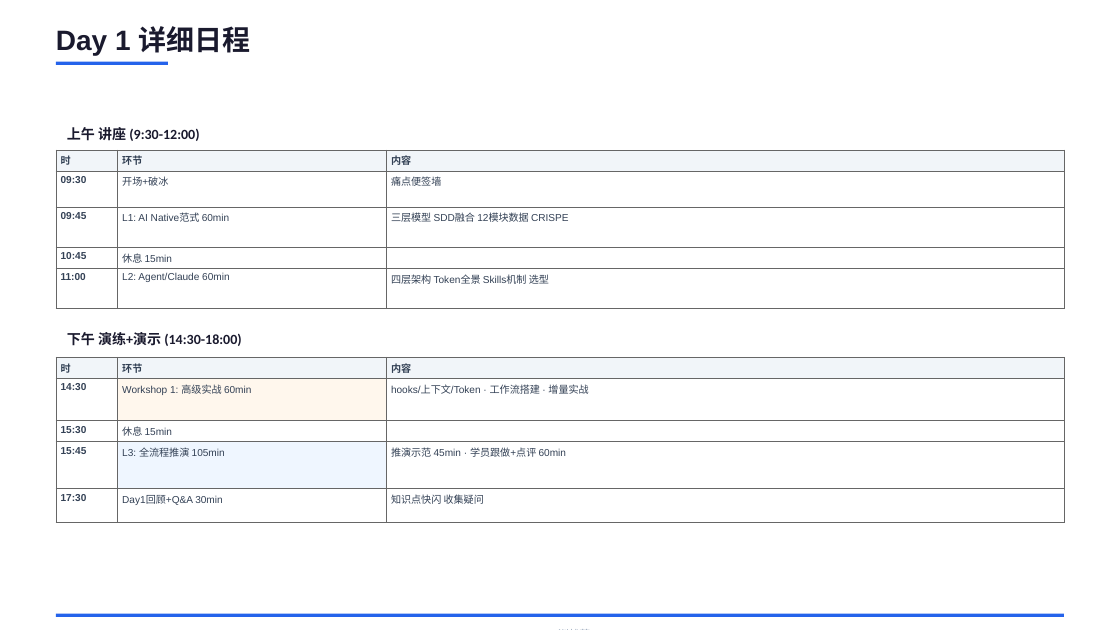
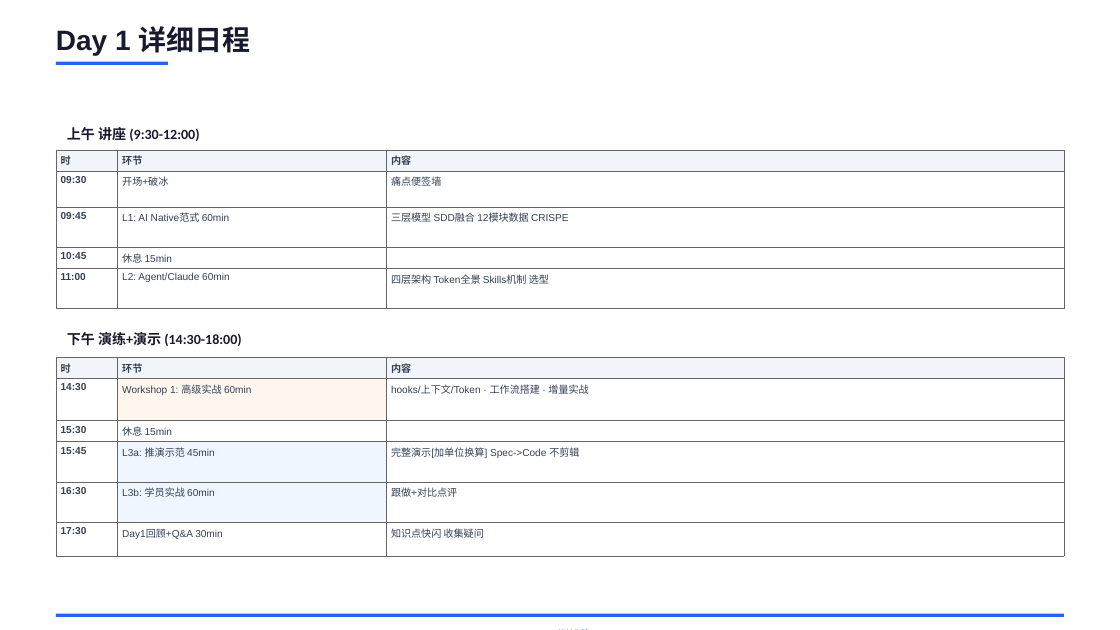
Before and after one commit to JungleTestLabs/ai-coding-training, a slide deck: slide 3 of docs/AI-Native-训战营-介绍与日程.pptx. Drawn at 1120x630 pixels with LibreOffice and Linux fonts; fonts in the diff are those of the drawing. Boxes give left, top, right and bottom in pixels: in the first picture for what was removed or moved away, otherwise in the second. Text is boxed around its words. In the diff, an @@ line names an element or a change of style, - is before the commit and + after.

Commit message:
docs: L3拆为L3a推演+L3b实战, Day2标题"增量开发和重构+最佳实践"

```diff
--- a/docs/AI-Native-训战营-介绍与日程.pptx
+++ b/docs/AI-Native-训战营-介绍与日程.pptx
@@ table at (56,357,1064,543) @@
-row 4: 15:45 | L3: 全流程推演 105min | 推演示范 45min · 学员跟做+点评 60min
+row 4: 15:45 | L3a: 推演示范 45min | 完整演示[加单位换算] Spec->Code 不剪辑
+row 5: 16:30 | L3b: 学员实战 60min | 跟做+对比点评
```
Also in this commit, not shown: 3 other slides changed, 2 other files.
